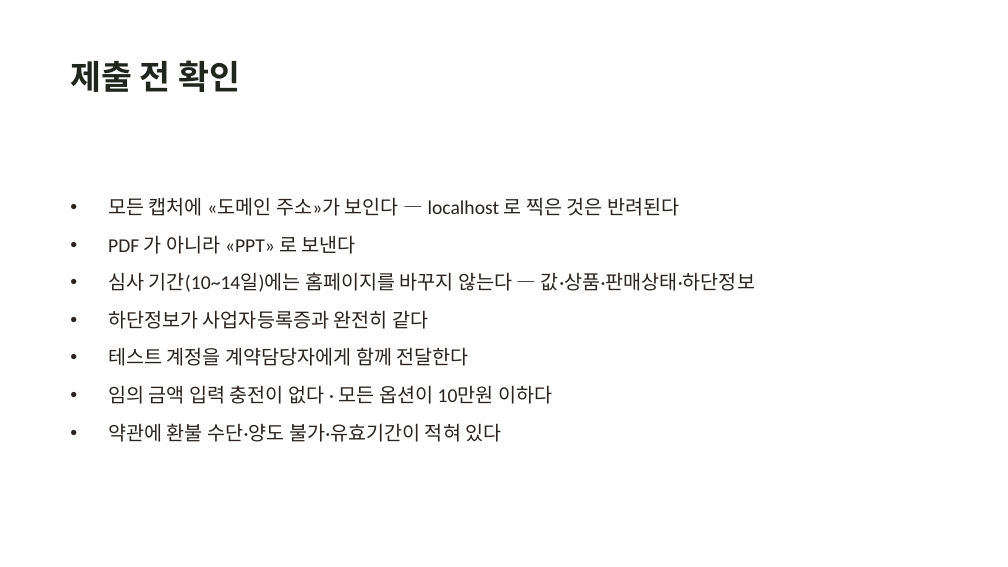
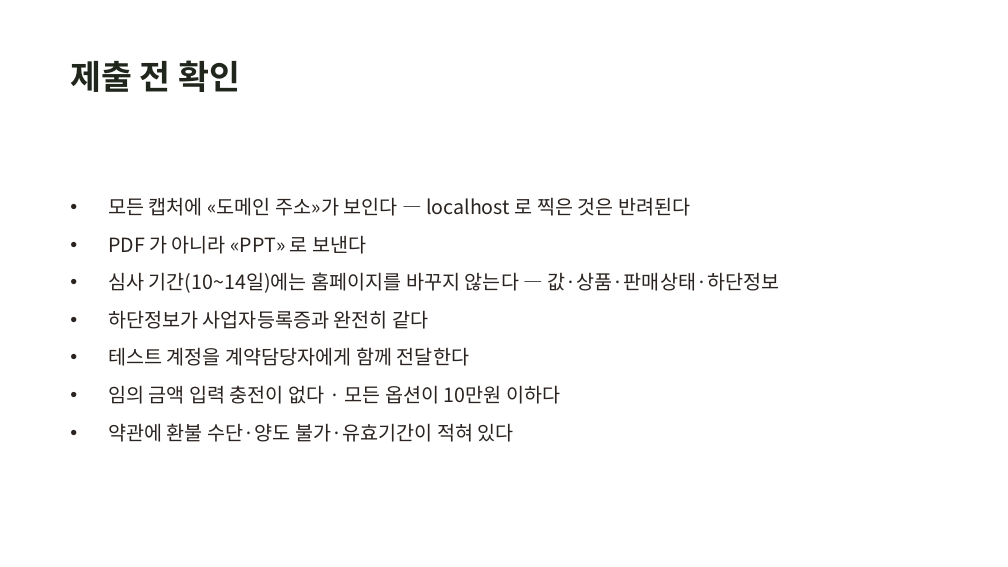
Before and after one commit to hyunplanb-cyber/ia-generation-platform, a slide deck: slide 15 of 가격정책/결제경로_카페인컬러.pptx (slide 12 before the commit). Drawn at 1008x567 pixels with LibreOffice and Linux fonts; fonts in the diff are those of the drawing. Boxes give left, top, right and bottom in pixels: in the first picture for what was removed or moved away, otherwise in the second. Text is boxed around its words. In the diff, an @@ line names an element or a change of style, - is before the commit and + after.

```diff
--- a/가격정책/결제경로_카페인컬러.pptx
+++ b/가격정책/결제경로_카페인컬러.pptx
@@ text "모든 캡처에 «도메인 주소»가 보인다 ..." at box(108, 197, 779, 442): font Calibri to Noto Sans CJK KR @@
```
Also in this commit, not shown: 11 other slides changed, 3 slides added, 55 other files.
